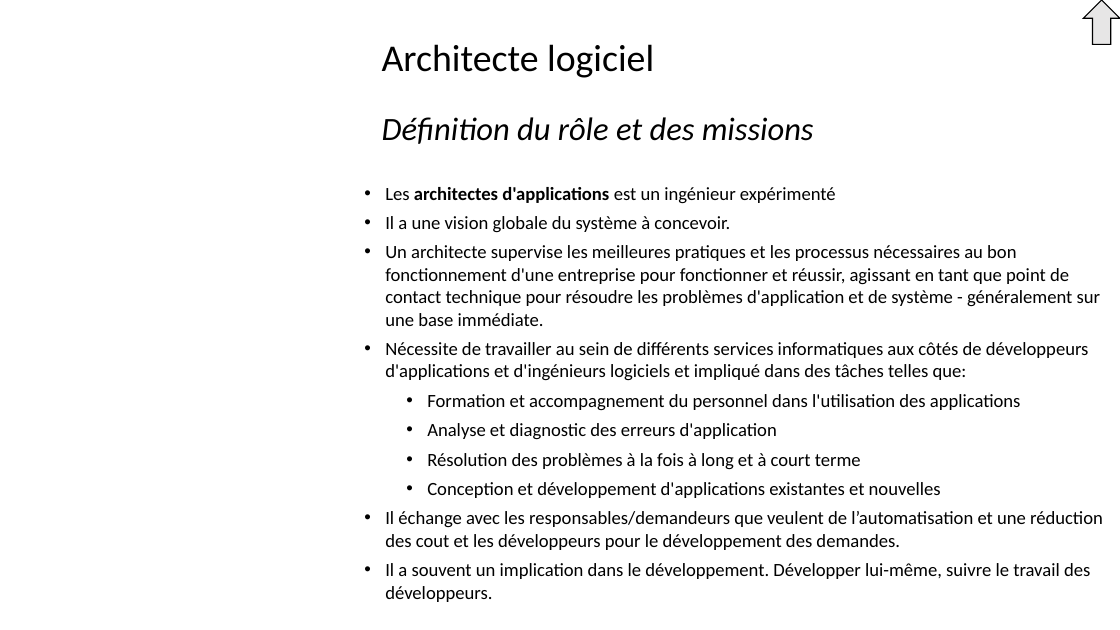
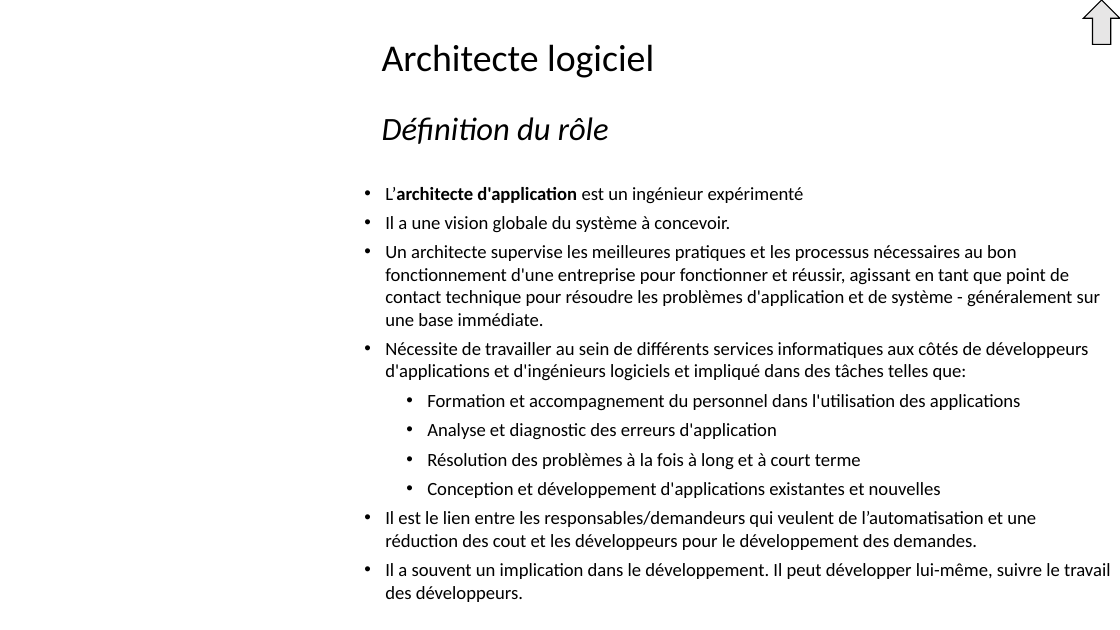
Before and after one commit to Solifred38/cv, a slide deck: slide 17 of Profils_jobs_it.pptx. Drawn at 1120x630 pixels with LibreOffice and Linux fonts; fonts in the diff are those of the drawing; background and template pictures are left out. Boxes give left, top, right and bottom in pixels: in the first picture for what was removed or moved away, otherwise in the second. Text is boxed around its words. In the diff, an @@ line names an element or a change of style, - is before the commit and + after.

```diff
--- a/Profils_jobs_it.pptx
+++ b/Profils_jobs_it.pptx
@@ text at (382,44,654,144): text changed; size 27.9 to 32.4 pt; italic off @@
-Architecte logiciel
-Définition du rôle et des missions
+Architecte logiciel
+Définition du rôle
@@ text at (385,187,804,204): text changed @@
-• Les architectes d'applications est un ingénieur expérimenté
+• L’architecte d'application est un ingénieur expérimenté
@@ text at (385,511,1111,602): text changed @@
-• Il échange avec les responsables/demandeurs que veulent de l’automatisation et une réduction des cout et les développeurs pour le développement des demandes.
-• Il a souvent un implication dans le développement. Développer lui-même, suivre le travail des développeurs.
+• Il est le lien entre les responsables/demandeurs qui veulent de l’automatisation et une réduction des cout et les développeurs pour le développement des demandes.
+• Il a souvent un implication dans le développement. Il peut développer lui-même, suivre le travail des développeurs.
```
Also in this commit, not shown: 29 other slides changed, 2 slides added.
